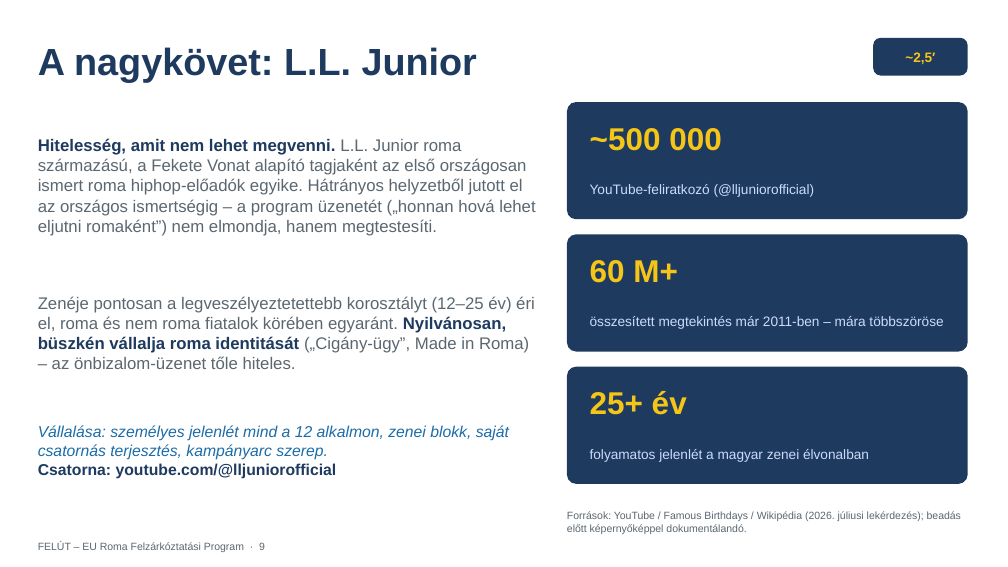
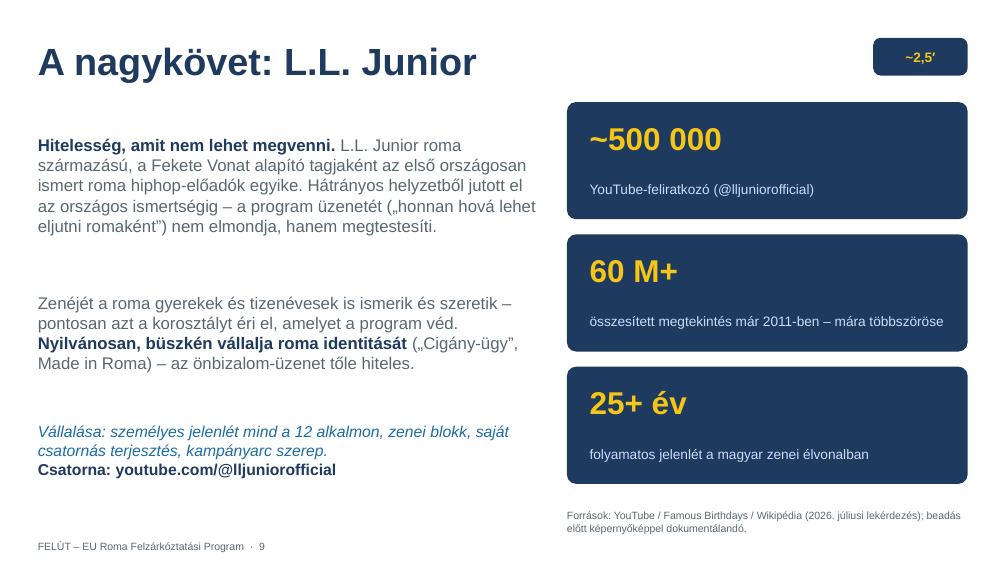
Before and after one commit to ferencszegedi-cmd/aurapro-website, a slide deck: slide 9 of eu-roma-program/prezentacio/FELUT_EU_Roma_Felzarkoztatasi_Program.pptx. Drawn at 1008x567 pixels with LibreOffice and Linux fonts; fonts in the diff are those of the drawing. Boxes give left, top, right and bottom in pixels: in the first picture for what was removed or moved away, otherwise in the second. Text is boxed around its words. In the diff, an @@ line names an element or a change of style, - is before the commit and + after.

```diff
--- a/eu-roma-program/prezentacio/FELUT_EU_Roma_Felzarkoztatasi_Program.pptx
+++ b/eu-roma-program/prezentacio/FELUT_EU_Roma_Felzarkoztatasi_Program.pptx
@@ text at box(38, 296, 518, 373): text changed @@
-Zenéje pontosan a legveszélyeztetettebb korosztályt (12–25 év) éri el, roma és nem roma fiatalok körében egyaránt. Nyilvánosan, büszkén vállalja roma identitását („Cigány-ügy”, Made in Roma) – az önbizalom-üzenet tőle hiteles.
+Zenéjét a roma gyerekek és tizenévesek is ismerik és szeretik – pontosan azt a korosztályt éri el, amelyet a program véd. Nyilvánosan, büszkén vállalja roma identitását („Cigány-ügy”, Made in Roma) – az önbizalom-üzenet tőle hiteles.
```
Also in this commit, not shown: 9 other slides changed, 6 other files.
